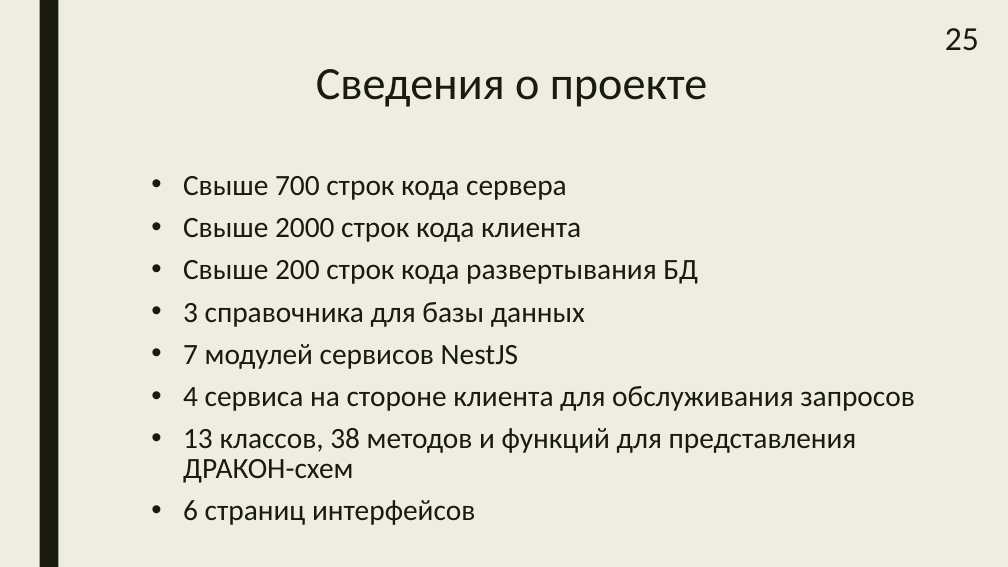
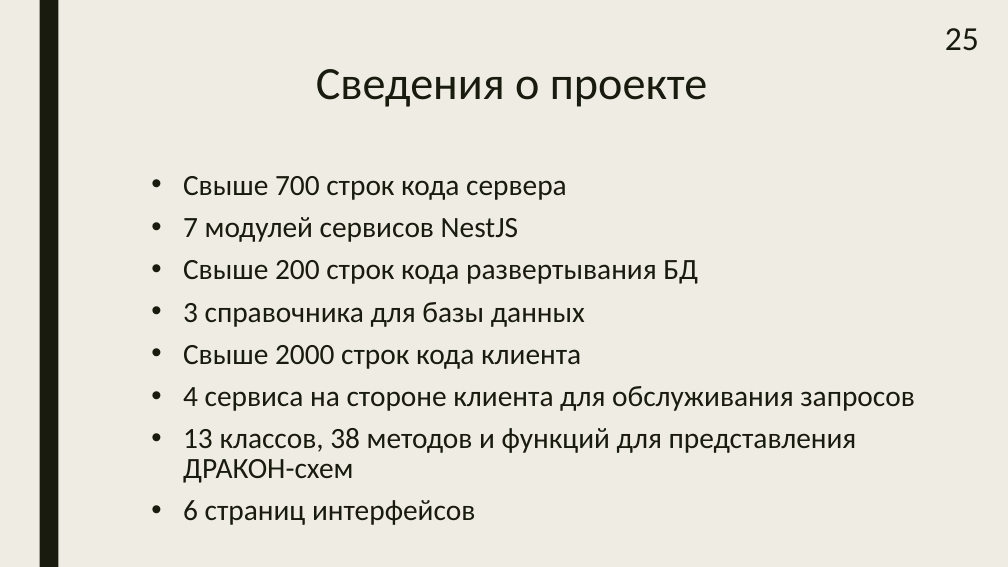
Before and after one commit to samarsky-canary/dragon, a slide deck: slide 25 of dizdocs/bakalavr.pptx. Drawn at 1008x567 pixels with LibreOffice and Linux fonts; fonts in the diff are those of the drawing. Boxes give left, top, right and bottom in pixels: in the first picture for what was removed or moved away, otherwise in the second. Text is boxed around its words. In the diff, an @@ line names an element or a change of style, - is before the commit and + after.

```diff
--- a/dizdocs/bakalavr.pptx
+++ b/dizdocs/bakalavr.pptx
@@ text at [183,217,518,242]: text changed @@
-• Свыше 2000 строк кода клиента
+• 7 модулей сервисов NestJS
@@ text at [183,345,581,369]: text changed @@
-• 7 модулей сервисов NestJS
+• Свыше 2000 строк кода клиента
```
Also in this commit, not shown: 2 other slides changed, 3 other files.
